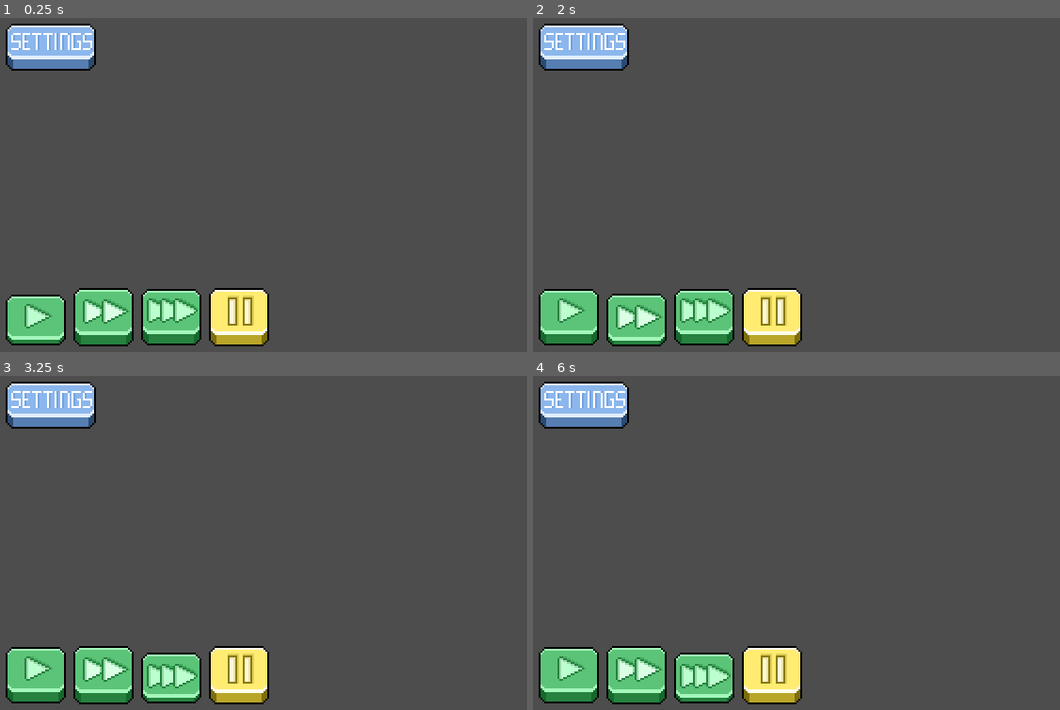
Above: before the commit, frames 1-4 (two rows, left to right).
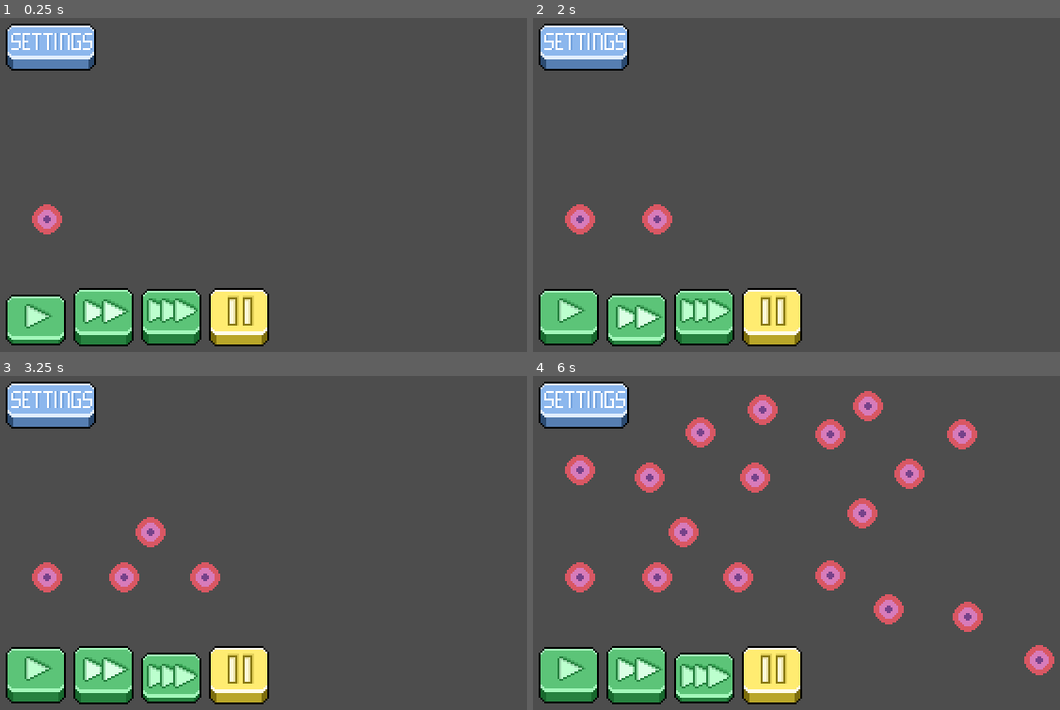
Above: after the commit, the same moments.

Repository: AmandaSeier/Cancer
Game: Godot game, scene res://scenes/Main_Scene.tscn
The game is run twice, just before and just after one commit, with the same random seed, the same clock (stepped at 60 frames per second) and the same inputs.
Inputs (mouse positions are in pixels of both pictures, inside the frame that each line leads up to):
- Up to frame 1 (0.25 s): no input
- Up to frame 2 (2 s): click (569, 318) at 0.5 s; click (638, 318) at 1.25 s
- Up to frame 3 (3.25 s): click (168, 676) at 2 s; click (52, 402) at 2.75 s
- Up to frame 4 (6 s): click (569, 676) at 3.5 s; click (638, 676) at 4.25 s; click (701, 676) at 5 s; click (585, 402) at 5.75 s

The runs differ from the first frame. In frame 1, 0.4% of the frame differs, in the area x 6-12%, y 55-65%; in frame 2, 0.8%; in frame 3, 1.5%; in frame 4, 6.8%, in the area x 6-99%, y 4-90%.

Commit message:
made colonies spread only to neighbors

Diff:
--- a/scenes/CancerColony.tscn
+++ b/scenes/CancerColony.tscn
@@ -3,8 +3,9 @@
 [ext_resource type="Script" path="res://scripts/cells/Colony.gd" id="1_twekv"]
 [ext_resource type="Texture2D" uid="uid://t3g2y2tddqah" path="res://sprites/game sprites/Cancer-test-Sheet.png" id="2_ccelp"]
 
-[node name="CancerColony" type="Node"]
+[node name="CancerColony" type="Node2D"]
 script = ExtResource("1_twekv")
 
 [node name="Sprite2D" type="Sprite2D" parent="."]
+visible = false
 texture = ExtResource("2_ccelp")
--- a/scenes/Main_Scene.tscn
+++ b/scenes/Main_Scene.tscn
@@ -12,6 +12,7 @@
 [ext_resource type="Texture2D" uid="uid://c5j73uxunpelb" path="res://sprites/button sprites/1x button-2.png (8).png" id="10_8svxu"]
 [ext_resource type="Texture2D" uid="uid://dc17aofqd72jc" path="res://sprites/button sprites/1x button-1.png (3).png" id="11_158sg"]
 [ext_resource type="Texture2D" uid="uid://f4o1y4cuy6r1" path="res://sprites/button sprites/1x button-2.png (3).png" id="12_c5gwd"]
+[ext_resource type="PackedScene" uid="uid://tu4wbcgyarvw" path="res://scenes/CancerColony.tscn" id="13_edd10"]
 
 [sub_resource type="FontFile" id="FontFile_shofe"]
 cache/0/16/0/ascent = 0.0
@@ -1649,7 +1650,7 @@
 cache/0/39/0/kerning_overrides/38/0 = Vector2(0, 0)
 cache/0/39/0/kerning_overrides/39/0 = Vector2(0, 0)
 
-[node name="Node2D" type="Node2D"]
+[node name="In Game Scene" type="Node2D"]
 position = Vector2(-1, -1)
 
 [node name="UI Handler" type="Node" parent="."]
@@ -1713,8 +1714,6 @@
 texture_pressed = ExtResource("10_8svxu")
 stretch_mode = 3
 
-[node name="Node2D" type="Node2D" parent="."]
-
 [node name="TextureButton" type="TextureButton" parent="."]
 offset_left = 5.0
 offset_top = -3.0
@@ -1724,6 +1723,76 @@
 texture_pressed = ExtResource("12_c5gwd")
 stretch_mode = 3
 
+[node name="CancerColony" parent="." instance=ExtResource("13_edd10")]
+position = Vector2(68, 109)
+
+[node name="CancerColony8" parent="." instance=ExtResource("13_edd10")]
+position = Vector2(82, 85)
+
+[node name="CancerColony2" parent="." instance=ExtResource("13_edd10")]
+position = Vector2(111, 109)
+
+[node name="CancerColony4" parent="." instance=ExtResource("13_edd10")]
+position = Vector2(160, 108)
+
+[node name="CancerColony5" parent="." instance=ExtResource("13_edd10")]
+position = Vector2(191, 126)
+
+[node name="CancerColony6" parent="." instance=ExtResource("13_edd10")]
+position = Vector2(233, 130)
+
+[node name="CancerColony7" parent="." instance=ExtResource("13_edd10")]
+position = Vector2(286, 101)
+
+[node name="CancerColony9" parent="." instance=ExtResource("13_edd10")]
+position = Vector2(27, 52)
+
+[node name="CancerColony10" parent="." instance=ExtResource("13_edd10")]
+position = Vector2(132, 120)
+
+[node name="CancerColony11" parent="." instance=ExtResource("13_edd10")]
+position = Vector2(177, 75)
+
+[node name="CancerColony12" parent="." instance=ExtResource("13_edd10")]
+position = Vector2(214, 82)
+
+[node name="CancerColony13" parent="." instance=ExtResource("13_edd10")]
+position = Vector2(271, 153)
+
+[node name="CancerColony14" parent="." instance=ExtResource("13_edd10")]
+position = Vector2(91, 32)
+
+[node name="CancerColony15" parent="." instance=ExtResource("13_edd10")]
+position = Vector2(120, 56)
+
+[node name="CancerColony16" parent="." instance=ExtResource("13_edd10")]
+position = Vector2(160, 33)
+
+[node name="CancerColony17" parent="." instance=ExtResource("13_edd10")]
+position = Vector2(202, 54)
+
+[node name="CancerColony18" parent="." instance=ExtResource("13_edd10")]
+position = Vector2(230, 33)
+
+[node name="CancerColony19" parent="." instance=ExtResource("13_edd10")]
+position = Vector2(298, 55)
+
+[node name="CancerColony20" parent="." instance=ExtResource("13_edd10")]
+position = Vector2(124, 20)
+
+[node name="CancerColony21" parent="." instance=ExtResource("13_edd10")]
+position = Vector2(64, 56)
+
+[node name="CancerColony22" parent="." instance=ExtResource("13_edd10")]
+position = Vector2(180, 18)
+
+[node name="CancerColony23" parent="." instance=ExtResource("13_edd10")]
+position = Vector2(268, 30)
+
+[node name="CancerColony3" parent="." instance=ExtResource("13_edd10")]
+position = Vector2(27, 109)
+active = true
+
 [connection signal="pressed" from="UI Handler/SpeedUp15" to="UI Handler" method="ChangeDaySpeed" binds= [15.0]]
 [connection signal="pressed" from="UI Handler/1x button" to="UI Handler" method="ChangeDaySpeed" binds= [1.0]]
 [connection signal="pressed" from="UI Handler/5x button" to="UI Handler" method="ChangeDaySpeed" binds= [5.0]]
--- a/scripts/StateMachine.gd
+++ b/scripts/StateMachine.gd
@@ -2,10 +2,10 @@
 
 # Timer and day counter
 var _dayTimer: Timer
-var _daySpeed: float = 1
 var _dayCount: int = 0
 
-var cancerCells: Array[Colony]
+var colonies: Array[Colony]
+var upgrades: Dictionary = {"range": 50}
 
 signal OnNextDay
 
--- a/scripts/cells/Colony.gd
+++ b/scripts/cells/Colony.gd
@@ -1,17 +1,42 @@
 extends Node
 class_name Colony
 
+@export var active: bool = false
+
 var sprite: Sprite2D
 
-var active: bool = false
+var _growChance: float = 6.9
+var _rng = RandomNumberGenerator.new()
 
 func _ready():
-	sprite = get_node("Sprite2D")
+    sprite = get_node("Sprite2D")
+    StateMachine.OnNextDay.connect(_TrySpread)
+    StateMachine.colonies.append(self)
+
+    if active:
+        ActivateColony()
 
 func ActivateColony():
-	active = true
-	sprite.visible = true
+    active = true
+    sprite.visible = true
 
 func KillColony():
-	active = false
-	sprite.visible = false
+    active = false
+    sprite.visible = false
+
+func _TrySpread():
+    if not active:
+        return
+
+
+    for colony in StateMachine.colonies:
+        if colony == self:
+            continue
+
+        if self.position.distance_to(colony.position) <= StateMachine.upgrades.get("range"):
+            colony.TryGrow()
+
+# When being spread to, try and grow
+func TryGrow():
+    if _rng.randf_range(0.0, 100.0) < _growChance:
+        ActivateColony()
Not shown: 1 places in scenes/Main_Scene.tscn that only renumber resources
